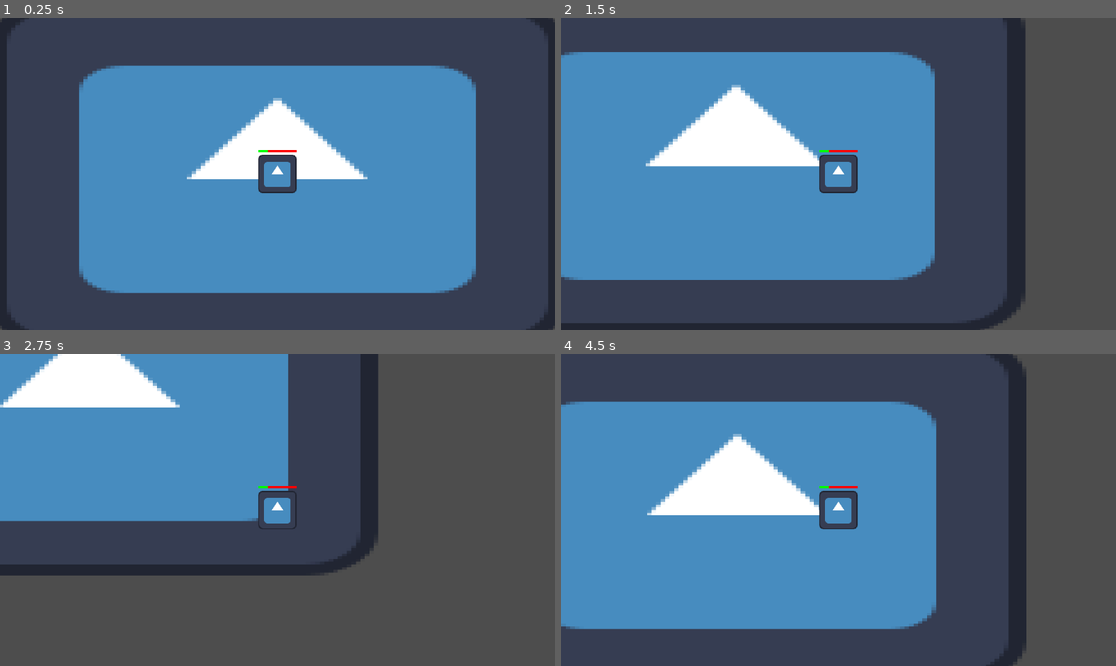
Above: before the commit, frames 1-4 (two rows, left to right).
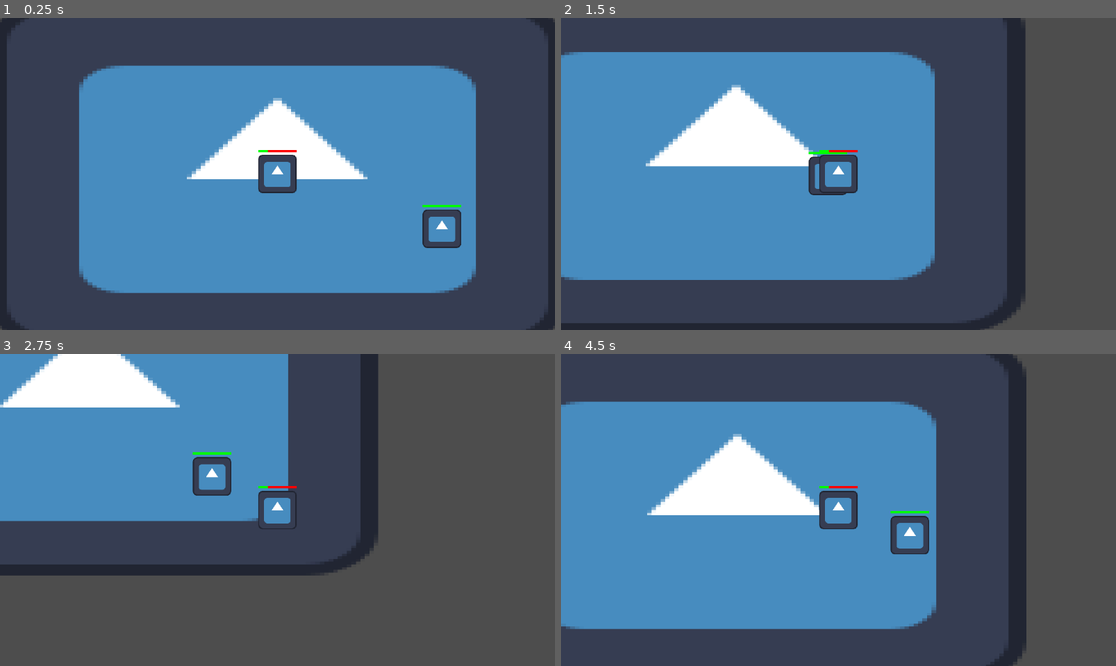
Above: after the commit, the same moments.

Repository: EnvyingCape4883/cave-survivour
Game: Godot game, scene res://Scenes/TestLevel.tscn
The game is run twice, just before and just after one commit, with the same random seed, the same clock (stepped at 60 frames per second) and the same inputs. The engine's default icon, where the game draws it, is replaced by a stand-in: a white triangle on a blue panel in a dark square.
Inputs:
- Up to frame 1 (0.25 s): no input
- Up to frame 2 (1.5 s): tap Enter (TEST_ACTION) at 0.5, 0.6, 1.35 s; hold D (Move_Right) 0.53-1.28 s; hold S (Move_Down) from 1.28 s (still down)
- Up to frame 3 (2.75 s): release S (Move_Down) at 2.03 s; hold D (Move_Right) from 2.03 s (still down); tap Enter (TEST_ACTION) at 2.1 s
- Up to frame 4 (4.5 s): release D (Move_Right) at 2.78 s; hold W (Move_Up) 2.78-3.53 s; tap Enter (TEST_ACTION) at 2.85, 3.6, 4.35 s; hold A (Move_Left) from 3.53 s (still down)

The runs differ from the first frame. In frame 1, 0.6% of the frame differs, in the area x 76-84%, y 59-74%; in frame 2, 0.3%; in frame 3, 0.6%, in the area x 34-42%, y 31-46%; in frame 4, 0.6%.

Commit message:
enemy Movement

Diff:
--- a/Scenes/Player.tscn
+++ b/Scenes/Player.tscn
@@ -18,11 +18,10 @@
 "speed": 5.0
 }]
 
-[node name="Player" type="CharacterBody2D"]
+[node name="Player" type="CharacterBody2D" groups=["Player"]]
 motion_mode = 1
 platform_on_leave = 2
 script = ExtResource("1_kyqiw")
-Aceleration = 0.1
 
 [node name="Sprite2D" type="Sprite2D" parent="."]
 position = Vector2(4.7683716e-07, 4.7683716e-07)
--- a/Scenes/TestLevel.tscn
+++ b/Scenes/TestLevel.tscn
@@ -1,12 +1,19 @@
-[gd_scene load_steps=3 format=3 uid="uid://08ygkdv5ql3c"]
+[gd_scene load_steps=5 format=3 uid="uid://08ygkdv5ql3c"]
 
 [ext_resource type="Texture2D" uid="uid://bn6sqbb341j3l" path="res://icon.svg" id="1_5ms4e"]
-[ext_resource type="PackedScene" uid="uid://cxy678ipxxco2" path="res://Scenes/Player.tscn" id="1_bhm8u"]
+[ext_resource type="PackedScene" uid="uid://cc2nh0xlwx58m" path="res://Scenes/Player.tscn" id="1_bhm8u"]
+[ext_resource type="PackedScene" uid="uid://bg670v4a34gu8" path="res://Scenes/enemy_base.tscn" id="4_oy2kj"]
+
+[sub_resource type="GDScript" id="GDScript_shgkq"]
 
 [node name="Node2D" type="Node2D"]
+script = SubResource("GDScript_shgkq")
 
 [node name="Sprite2D" type="Sprite2D" parent="."]
 scale = Vector2(1.875, 1.125)
 texture = ExtResource("1_5ms4e")
 
-[node name="Node2D" parent="." instance=ExtResource("1_bhm8u")]
+[node name="EnemyBase" parent="." instance=ExtResource("4_oy2kj")]
+position = Vector2(72, 24)
+
+[node name="Player" parent="." instance=ExtResource("1_bhm8u")]
--- /dev/null
+++ b/Scenes/enemy_base.gd
@@ -0,0 +1,17 @@
+extends CharacterBody2D
+
+#customizeble values to speed up testing
+@export var Acceleration:float = 0.05
+
+#references
+@onready var Health = $Health
+@onready var Player:CharacterBody2D = get_tree().get_first_node_in_group("Player")
+
+func _process(delta: float) -> void:
+	#reduces the velocity to slow movement overtime
+	velocity *= 0.9
+
+	velocity += position.direction_to(Player.position).normalized() * Acceleration
+
+	#applies the velocity to the positions
+	position += velocity
--- a/Scenes/enemy_base.tscn
+++ b/Scenes/enemy_base.tscn
@@ -1,6 +1,8 @@
-[gd_scene load_steps=4 format=3 uid="uid://bg670v4a34gu8"]
+[gd_scene load_steps=6 format=3 uid="uid://bg670v4a34gu8"]
 
+[ext_resource type="Script" uid="uid://x07g4xk7n586" path="res://Scenes/enemy_base.gd" id="1_jd0l4"]
 [ext_resource type="Texture2D" uid="uid://bn6sqbb341j3l" path="res://icon.svg" id="1_r040p"]
+[ext_resource type="PackedScene" uid="uid://bjeruawcd74u3" path="res://Scenes/health.tscn" id="3_jd0l4"]
 
 [sub_resource type="CircleShape2D" id="CircleShape2D_5qjw1"]
 radius = 8.0
@@ -17,11 +19,14 @@
 }]
 
 [node name="EnemyBase" type="CharacterBody2D"]
+motion_mode = 1
+script = ExtResource("1_jd0l4")
 
 [node name="CollisionShape2D" type="CollisionShape2D" parent="."]
 shape = SubResource("CircleShape2D_5qjw1")
 
 [node name="AnimatedSprite2D" type="AnimatedSprite2D" parent="."]
-position = Vector2(-0.49999946, 5.9604645e-08)
-scale = Vector2(0.1328125, 0.125)
+scale = Vector2(0.12500001, 0.125)
 sprite_frames = SubResource("SpriteFrames_cs1oe")
+
+[node name="Health" parent="." groups=["Enemies"] instance=ExtResource("3_jd0l4")]
--- /dev/null
+++ b/Scripts/Globals.gd
@@ -0,0 +1 @@
+extends Node
--- a/Scripts/Player.gd
+++ b/Scripts/Player.gd
@@ -1,7 +1,7 @@
 extends CharacterBody2D
 
 #customizeble values to speed up testing
-@export var Aceleration:float = 1
+@export var Acceleration:float = 0.1
 
 #references
 @onready var Health = $Health
@@ -12,8 +12,8 @@
 	velocity *= 0.9
 
 	#adds to velocity based on player movement
-	velocity.y += Aceleration * Input.get_axis("Move_Up","Move_Down")
-	velocity.x += Aceleration * Input.get_axis("Move_Left","Move_Right")
+	velocity += Vector2(Input.get_axis("Move_Left","Move_Right"),
+	Input.get_axis("Move_Up","Move_Down")).normalized() * Acceleration
 
 	#applies the velocity to the positions
 	position += velocity
--- a/project.godot
+++ b/project.godot
@@ -14,6 +14,14 @@
 run/main_scene="uid://08ygkdv5ql3c"
 config/features=PackedStringArray("4.5", "Forward Plus")
 config/icon="res://icon.svg"
+
+[autoload]
+
+GlobalVariables="*res://Scripts/Globals.gd"
+
+[global_group]
+
+Player=""
 
 [input]
 
Not shown, added: Scenes/enemy_base.gd.uid
Not shown, added: Scripts/Globals.gd.uid
